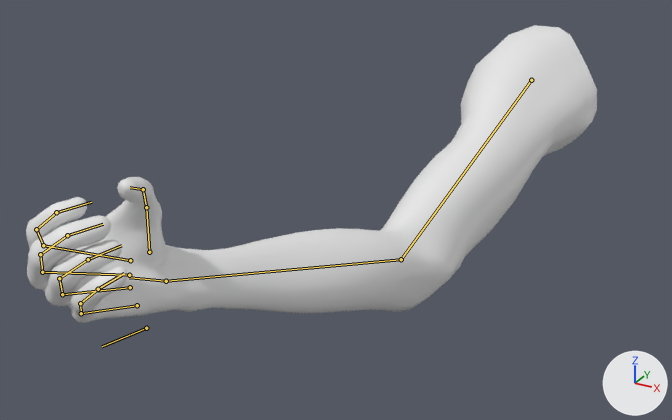
The FBX model unitySC_Game/Assets/SC_GAME/Mesh/Arms/v3/arms_v3.fbx as it was, and as the next commit left it.
Rendered twice from a 50 mm camera at (-1.02, -4.25, 0.05) aimed at (-2.43, -1.68, -1.23). The axes (+X, +Y, +Z) are drawn at lower right. The lights are the same throughout. Both versions are drawn at frame 29 of the action 'arms|potion_drink'; the numbers are the values there. The bones that bend it are drawn over the model as lines.

The first picture shows 'Gotowka'.
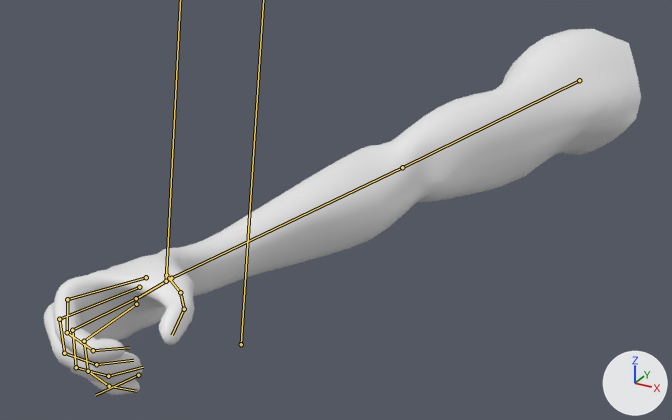
Where the change shows, as pixel boxes (x1, y1, x2, y2) in the pictures (672 x 420 px):
'Gotowka', posed (23% taller): before (26, 25, 597, 323); after (44, 29, 641, 395)
bone 'Arm1.R', root to tip: before (531, 80) to (401, 259); after (579, 80) to (402, 167)
bone 'Arm2.R', root to tip: before (401, 259) to (166, 281); after (402, 167) to (171, 278)

What the commit changed:
Bone 'Arm1.R' (bone_arm1_r) moves from (0.0, 0.0, 0.0) to (0.5, -0.11, 0.03).
Bone 'Arm1.R' (bone_arm1_r) turns from (-6, 55, 15) to (-29, 53, 11) degrees about its own x, y and z.
Bone 'Arm2.R' (bone_arm2_r) turns from (0, 0, 0) to (63, -48, -40) degrees about its own x, y and z.
